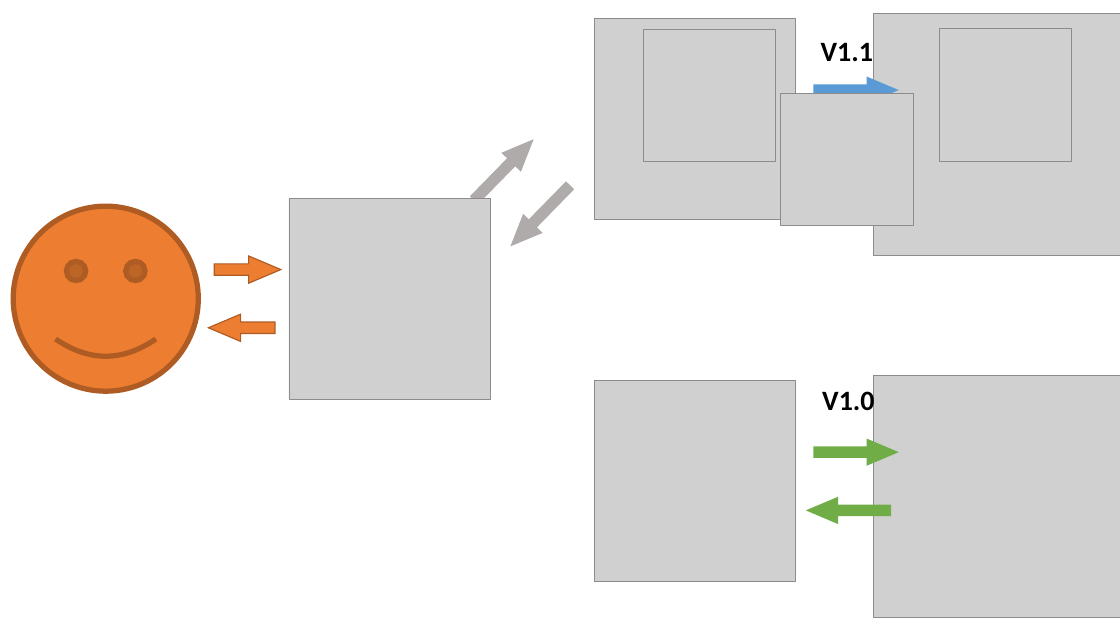
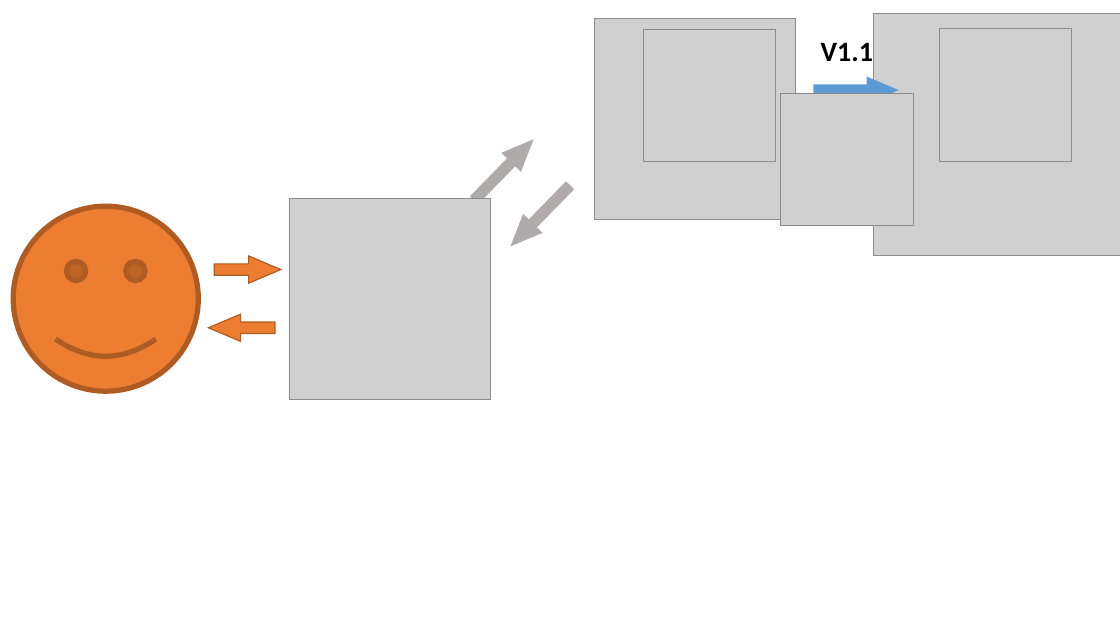
Before and after one commit to yotammanor/bluegreenbooks, a slide deck: slide 17 of PyWebIL - App Based Blue Green Migrations With Django.pptx. Drawn at 1120x630 pixels with LibreOffice and Linux fonts; fonts in the diff are those of the drawing; grey boxes stand for pictures. Boxes give left, top, right and bottom in pixels: in the first picture for what was removed or moved away, otherwise in the second. Text is boxed around its words. In the diff, an @@ line names an element or a change of style, - is before the commit and + after.

```diff
--- a/PyWebIL - App Based Blue Green Migrations With Django.pptx
+++ b/PyWebIL - App Based Blue Green Migrations With Django.pptx
@@ picture removed at box(595, 381, 797, 582) @@
@@ text removed at box(822, 387, 874, 417) @@
-V1.0
@@ picture removed at box(874, 376, 1120, 618) @@
@@ right arrow removed at box(813, 439, 899, 465) @@
@@ right arrow removed at box(806, 497, 891, 523) @@
```
Also in this commit, not shown: 29 other slides changed, 5 slides added, 3 slides removed.
